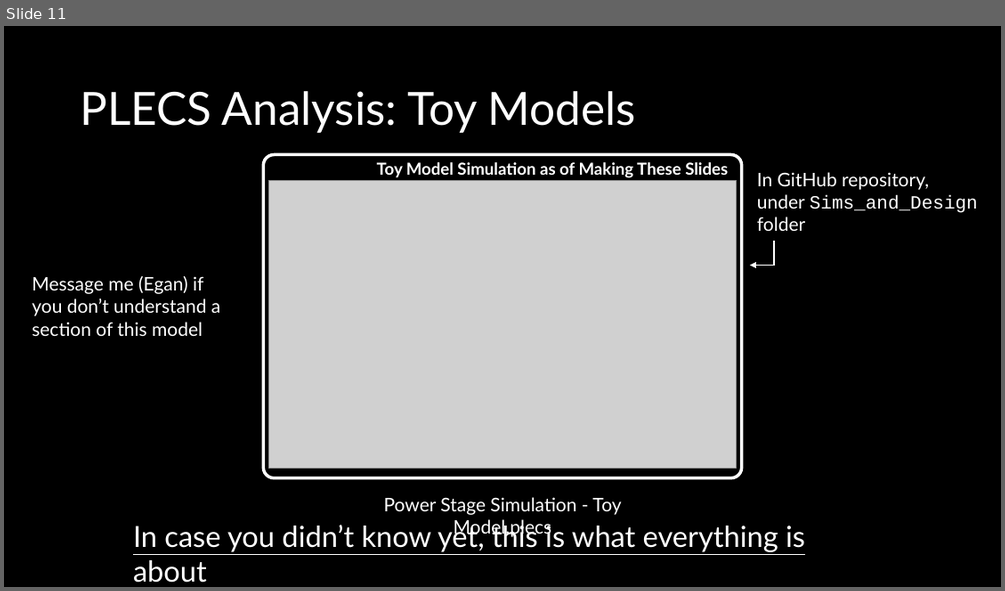
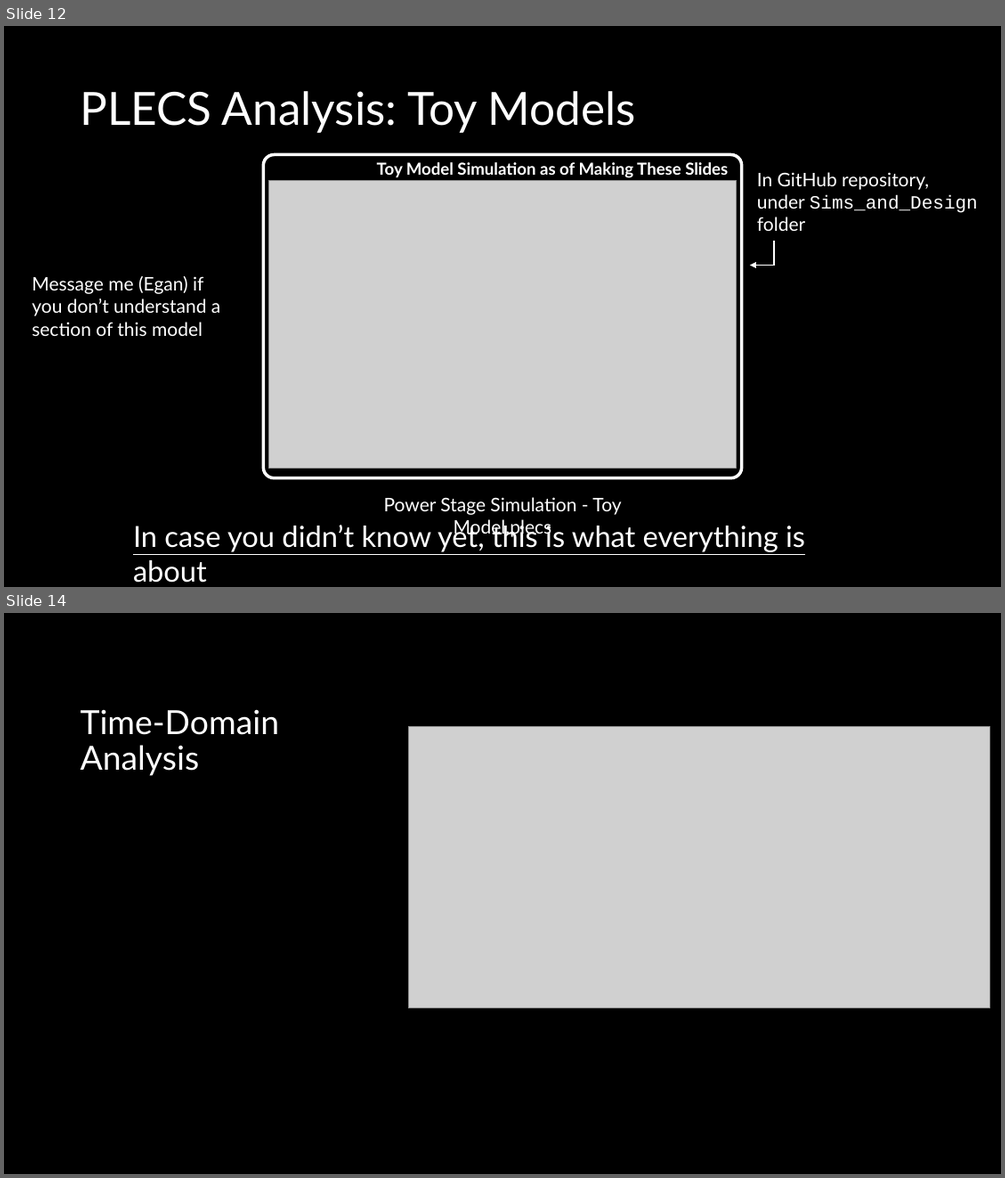
Before and after one commit to ut-ras/rm_electrical-supercap_v2, a slide deck: UT Robomasters – Supercap Power Stage Modeling.pptx. Shown one above the other, each under a label of ours: slide 11 before the commit, slides 12 and 14 after it; the slides between them are not shown. The pictures are 1005x591 and 1005x1178 pixels, drawn with LibreOffice and Linux fonts; fonts in the diff are those of the drawing; grey boxes stand for pictures. Boxes give left, top, right and bottom in pixels: in the first picture for what was removed or moved away, otherwise in the second. Text is boxed around its words. In the diff, an @@ line names an element or a change of style, - is before the commit and + after.

```diff
--- a/UT Robomasters – Supercap Power Stage Modeling.pptx
+++ b/UT Robomasters – Supercap Power Stage Modeling.pptx
@@ slide 14 added at [4, 613, 1001, 1174], background #000000 @@
@@ title added at [81, 709, 280, 776], 32 pt, text #FFFFFF @@
+Time-Domain Analysis
@@ picture added at [409, 727, 989, 1008] @@
@@ what was slide 11 is now slide 12 @@
```
Also in this commit, not shown: 1 slide changed, 3 other slides added, 1 other file.
